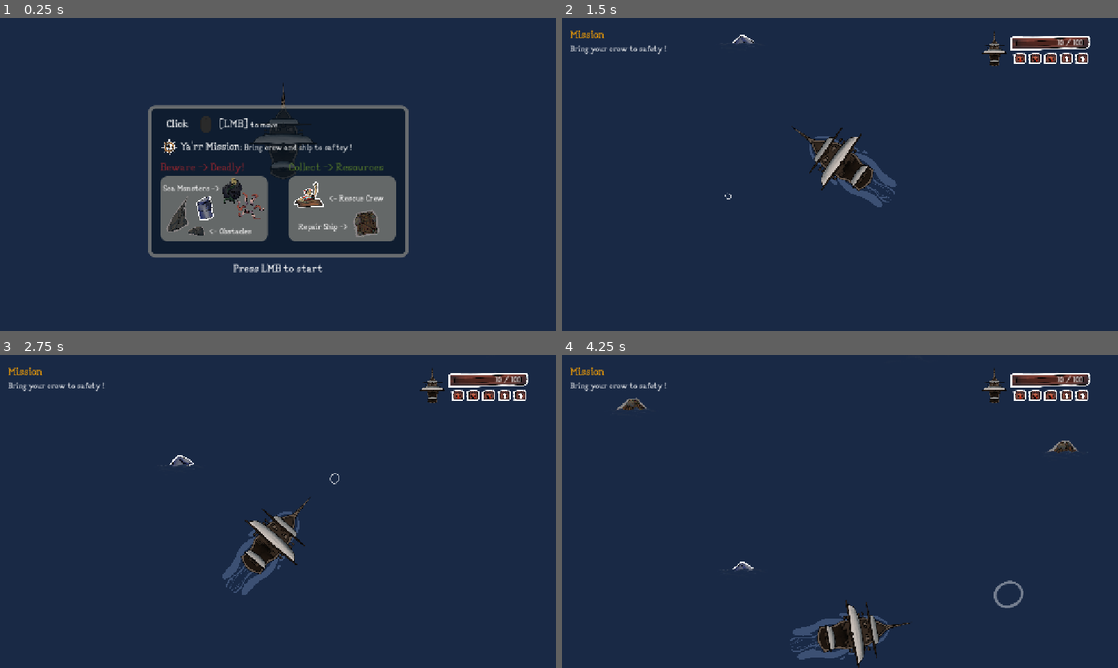
Above: before the commit, frames 1-4 (two rows, left to right).
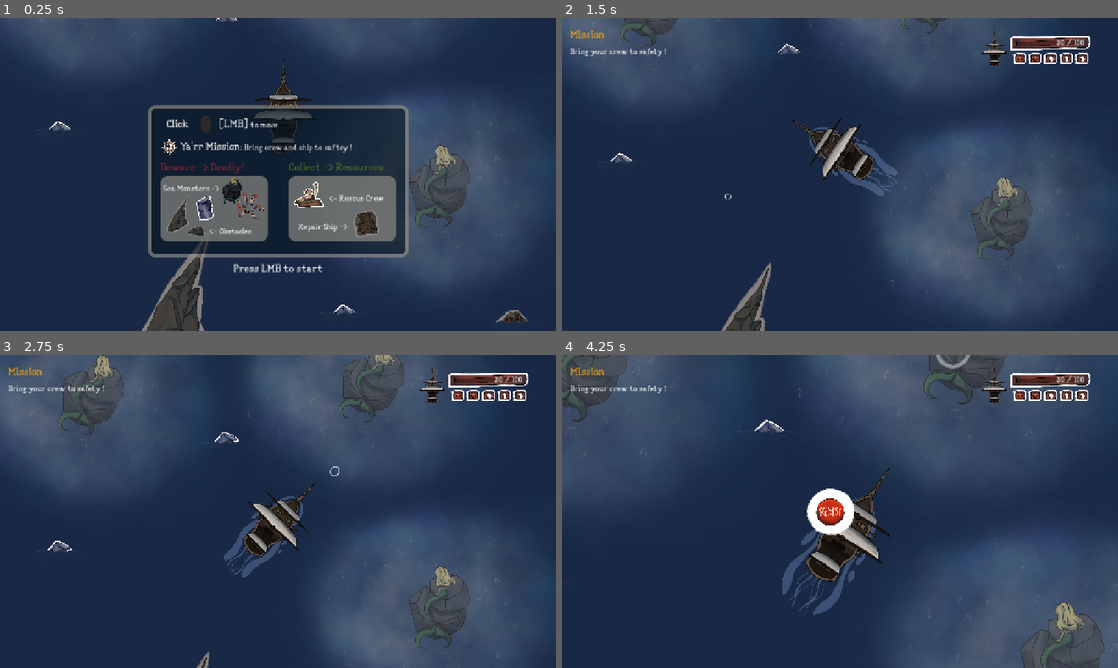
Above: after the commit, the same moments.

Repository: TheBitFossil/HighSeas
Game: Godot game, scene res://Level.tscn
Same seed, same stepped clock (60 frames per second), same inputs: the game is played once before the commit and once after it.
Inputs (mouse positions are in pixels of both pictures, inside the frame that each line leads up to):
- Up to frame 1 (0.25 s): no input
- Up to frame 2 (1.5 s): move the mouse to (962, 158) at 0.52 s; press the mouse at (962, 158) at 0.53 s; move the mouse to (728, 190) at 1.27 s; release the mouse at (728, 190) at 1.28 s; click (728, 190) at 1.35 s
- Up to frame 3 (2.75 s): move the mouse to (333, 442) at 2.02 s; press the mouse at (333, 442) at 2.03 s
- Up to frame 4 (4.25 s): move the mouse to (812, 574) at 2.77 s; release the mouse at (812, 574) at 2.78 s; click (812, 574) at 2.85 s; move the mouse to (1006, 558) at 3.52 s; press the mouse at (1006, 558) at 3.53 s

The runs differ from the first frame. In frame 1, 19% of the frame differs, in the area x 0-98%, y 0-100%; in frame 2, 32%; in frame 3, 40%; in frame 4, 43%, in the area x 0-100%, y 0-100%.

Commit message:
bug fixes tweaks

Diff:
--- a/Enemies/Siren.tscn
+++ b/Enemies/Siren.tscn
@@ -5,7 +5,7 @@
 [ext_resource type="Texture2D" uid="uid://b4rm0krvosexx" path="res://Assets/MusicCloud.png" id="3_cmocw"]
 
 [sub_resource type="CircleShape2D" id="CircleShape2D_cmocw"]
-radius = 1144.41
+radius = 1563.15
 
 [sub_resource type="Animation" id="Animation_cmocw"]
 length = 0.001
@@ -115,10 +115,10 @@
 &"hide": SubResource("Animation_encha")
 }
 
-[node name="Siren" type="Node2D"]
+[node name="Siren" type="Node2D" groups=["NPC"]]
 z_index = 7
 script = ExtResource("1_encha")
-time_in_sec_to_attack = 5
+time_in_sec_to_attack = 3
 
 [node name="Sprite" type="Sprite2D" parent="."]
 rotation = 1.5708
--- a/Enemies/Whirl.tscn
+++ b/Enemies/Whirl.tscn
@@ -111,7 +111,7 @@
 [sub_resource type="CircleShape2D" id="CircleShape2D_njsxi"]
 radius = 341.884
 
-[node name="Whirl" type="Node2D"]
+[node name="Whirl" type="Node2D" groups=["NPC"]]
 script = ExtResource("1_k1y8r")
 
 [node name="Sprite" type="Sprite2D" parent="."]
--- a/Flotsam/Flotsam.gd
+++ b/Flotsam/Flotsam.gd
@@ -5,7 +5,7 @@
 @export var _is_dangerous := false
 
 var speed : float = 50.0
-
+var is_moving : bool = false
 
 func _on_area_2d_body_entered(body: Node2D) -> void:
 	if not body.has_method("collect_flotsam"):
@@ -23,4 +23,5 @@
 
 
 func _physics_process(delta: float) -> void:
-	position.y += speed * delta
+	if is_moving:
+		position.y += speed * delta
--- a/Flotsam/Flotsam.tscn
+++ b/Flotsam/Flotsam.tscn
@@ -109,7 +109,7 @@
 [sub_resource type="RectangleShape2D" id="RectangleShape2D_hkml5"]
 size = Vector2(832, 430)
 
-[node name="Flotsam" type="Node2D"]
+[node name="Flotsam" type="Node2D" groups=["NPC"]]
 z_index = 6
 scale = Vector2(0.12, 0.12)
 script = ExtResource("1_7ej5g")
--- a/Flotsam/OilBarrel.tscn
+++ b/Flotsam/OilBarrel.tscn
@@ -109,7 +109,7 @@
 [sub_resource type="RectangleShape2D" id="RectangleShape2D_hkml5"]
 size = Vector2(832, 481.667)
 
-[node name="OilBarrel" type="Node2D"]
+[node name="OilBarrel" type="Node2D" groups=["NPC"]]
 z_index = 6
 scale = Vector2(0.12, 0.12)
 script = ExtResource("1_ljdvn")
--- a/GameRoot.gd
+++ b/GameRoot.gd
@@ -20,6 +20,10 @@
 	EvBus.game_over.connect(_on_game_over)
 
 	audio_stream_player.set_playing(true)
+	Data.reset_hud_stats()
+	hud.init_stats()
+
+	get_tree().paused = false
 
 
 func _on_ship_lured_in():
@@ -55,10 +59,14 @@
 
 
 func _on_restart_game():
+	Data.reset_hud_stats()
 	get_tree().reload_current_scene()
 
 
 func _on_game_over():
+	#show hud
+	hud.show_game_over_screen()
 	ship.disable_controls()
+	EvBus.emit_signal("camera_static")
 	$AudioStreamPlayer.stop()
-	EvBus.emit_signal("camera_static")
+	get_tree().paused = true
--- a/Globals/Data.gd
+++ b/Globals/Data.gd
@@ -1,13 +1,14 @@
 extends Node
 
 var has_reached_goal : bool = false
-var is_game_over : bool = false
 
 const MAX_HP : float = 100.0
-var hp : float = 10.0
+var default_hp : float = 30.0
+var hp : float
 
 const  MAX_CREW : float = 5
-var crew : int = 3
+var default_crew : int = 2
+var crew : int
 
 # Stats
 var crew_collected : int = 0
@@ -19,6 +20,13 @@
 var time_taken_seconds : int = 0
 
 var hit_rock_damage : int = 10
+var enter_whirl_damage : int = 15
+
+
+
+func reset_hud_stats():
+	hp = default_hp
+	crew = default_crew
 
 
 func reach_goal():
@@ -28,6 +36,7 @@
 func remove_hp(val : int):
 	hp -= abs(val)
 	if hp <= 0:
+		hp = 0
 		EvBus.emit_signal("game_over")
 
 	EvBus.emit_signal("health_changed")
--- a/Level.tscn
+++ b/Level.tscn
@@ -50,36 +50,6 @@
 corner_radius_bottom_right = 16
 corner_radius_bottom_left = 16
 
-[sub_resource type="Animation" id="Animation_3ppgv"]
-length = 0.001
-
-[sub_resource type="Animation" id="Animation_s0cgv"]
-resource_name = "idle"
-length = 2.0
-loop_mode = 1
-
-[sub_resource type="AnimationLibrary" id="AnimationLibrary_wesx8"]
-_data = {
-&"RESET": SubResource("Animation_3ppgv"),
-&"idle": SubResource("Animation_s0cgv")
-}
-
-[sub_resource type="Animation" id="Animation_s8mmm"]
-resource_name = "loose_crew"
-length = 0.16667
-tracks/0/type = "value"
-tracks/0/imported = false
-tracks/0/enabled = true
-tracks/0/path = NodePath("%Crew:position")
-tracks/0/interp = 1
-tracks/0/loop_wrap = true
-tracks/0/keys = {
-"times": PackedFloat32Array(0, 0.0666667, 0.1, 0.166667),
-"transitions": PackedFloat32Array(1, 1, 1, 1),
-"update": 0,
-"values": [Vector2(1037, 80), Vector2(1031, 80), Vector2(1043, 80), Vector2(1037, 80)]
-}
-
 [sub_resource type="Animation" id="Animation_5ekwc"]
 length = 0.001
 tracks/0/type = "value"
@@ -107,6 +77,22 @@
 "values": [Vector2(1031, 39)]
 }
 
+[sub_resource type="Animation" id="Animation_s8mmm"]
+resource_name = "loose_crew"
+length = 0.16667
+tracks/0/type = "value"
+tracks/0/imported = false
+tracks/0/enabled = true
+tracks/0/path = NodePath("%Crew:position")
+tracks/0/interp = 1
+tracks/0/loop_wrap = true
+tracks/0/keys = {
+"times": PackedFloat32Array(0, 0.0666667, 0.1, 0.166667),
+"transitions": PackedFloat32Array(1, 1, 1, 1),
+"update": 0,
+"values": [Vector2(1037, 80), Vector2(1031, 80), Vector2(1043, 80), Vector2(1037, 80)]
+}
+
 [sub_resource type="Animation" id="Animation_i6xau"]
 resource_name = "loose_health"
 length = 0.16667
@@ -143,6 +129,7 @@
 
 [node name="HUD" type="CanvasLayer" parent="."]
 unique_name_in_owner = true
+process_mode = 3
 layer = 2
 script = ExtResource("8_sypgb")
 
@@ -545,12 +532,6 @@
 vertical_alignment = 1
 metadata/_edit_use_anchors_ = true
 
-[node name="AnimationPlayer" type="AnimationPlayer" parent="HUD/Tutorial_Msg"]
-libraries = {
-&"": SubResource("AnimationLibrary_wesx8")
-}
-autoplay = "idle"
-
 [node name="ReachedGoal_Msg" type="Control" parent="HUD"]
 unique_name_in_owner = true
 visible = false
@@ -879,29 +860,21 @@
 scroll_active = false
 vertical_alignment = 1
 
-[node name="RichTextLabel" type="RichTextLabel" parent="HUD/ReachedGoal_Msg/Panel"]
+[node name="Goal_Button" type="Button" parent="HUD/ReachedGoal_Msg/Panel"]
+unique_name_in_owner = true
 layout_mode = 1
-anchors_preset = -1
-anchor_left = 0.0733333
-anchor_top = 1.02857
-anchor_right = 0.926667
-anchor_bottom = 1.12286
-offset_bottom = -3.05176e-05
+anchors_preset = 7
+anchor_left = 0.5
+anchor_top = 1.0
+anchor_right = 0.5
+anchor_bottom = 1.0
+offset_left = -152.5
+offset_top = -33.9521
+offset_right = 133.5
+offset_bottom = 24.0479
 grow_horizontal = 2
 grow_vertical = 0
-bbcode_enabled = true
-text = "[b]Press LMB to start[/b]"
-fit_content = true
-scroll_active = false
-horizontal_alignment = 1
-vertical_alignment = 1
-metadata/_edit_use_anchors_ = true
-
-[node name="AnimationPlayer" type="AnimationPlayer" parent="HUD/ReachedGoal_Msg"]
-libraries = {
-&"": SubResource("AnimationLibrary_wesx8")
-}
-autoplay = "idle"
+text = "Restart"
 
 [node name="Game_Over" type="Control" parent="HUD"]
 unique_name_in_owner = true
@@ -957,11 +930,12 @@
 [node name="HBoxContainer" type="HBoxContainer" parent="HUD/Game_Over/Panel"]
 layout_mode = 1
 anchors_preset = -1
-anchor_left = 0.236
-anchor_top = 0.58
-anchor_right = 0.734
-anchor_bottom = 0.764
+anchor_left = 0.116
+anchor_top = 0.536
+anchor_right = 0.852
+anchor_bottom = 0.808
 theme_override_constants/separation = 36
+metadata/_edit_use_anchors_ = true
 
 [node name="Button_Retry" type="Button" parent="HUD/Game_Over/Panel/HBoxContainer"]
 layout_mode = 2
@@ -975,15 +949,8 @@
 text = "Quit ?"
 metadata/_edit_use_anchors_ = true
 
-[node name="AnimationPlayer" type="AnimationPlayer" parent="HUD/Game_Over"]
-libraries = {
-&"": SubResource("AnimationLibrary_wesx8")
-}
-autoplay = "idle"
-
 [node name="Infos" type="Control" parent="HUD"]
 unique_name_in_owner = true
-visible = false
 layout_mode = 3
 anchors_preset = 15
 anchor_right = 1.0
@@ -1022,6 +989,12 @@
 scroll_active = false
 metadata/_edit_use_anchors_ = true
 
+[node name="ColorRect" type="ColorRect" parent="HUD/Infos/Quest/VBoxContainer"]
+custom_minimum_size = Vector2(100, 2)
+layout_mode = 2
+size_flags_horizontal = 0
+color = Color(0.854457, 0.532634, 0.172594, 1)
+
 [node name="RichTextLabel2" type="RichTextLabel" parent="HUD/Infos/Quest/VBoxContainer"]
 layout_mode = 2
 text = "Bring your crew to safety !"
@@ -1036,8 +1009,10 @@
 anchor_top = 0.0541667
 anchor_right = 0.951563
 anchor_bottom = 0.106944
-offset_left = 1.0
-offset_right = 1.0
+offset_left = 0.99939
+offset_top = -2.28882e-05
+offset_right = 0.99939
+offset_bottom = -2.28882e-05
 grow_horizontal = 0
 metadata/_edit_use_anchors_ = true
 
@@ -1075,10 +1050,10 @@
 anchor_top = 0.138889
 anchor_right = 0.874382
 anchor_bottom = 0.173904
-offset_left = 93.9999
-offset_top = -20.0
-offset_right = 80.7915
-offset_bottom = -21.2108
+offset_left = 93.9996
+offset_top = -20.0001
+offset_right = 80.7913
+offset_bottom = -21.2109
 grow_horizontal = 0
 scale = Vector2(1.07379, 1.04657)
 metadata/_edit_use_anchors_ = true
@@ -1149,9 +1124,6 @@
 rotation = -0.221317
 scale = Vector2(0.2, 0.2)
 
-[node name="MusicCloud" parent="Enemies/Siren" index="4"]
-position = Vector2(252, 35)
-
 [node name="Siren2" parent="Enemies" instance=ExtResource("2_q4iis")]
 position = Vector2(222, 11161)
 rotation = 0.587798
@@ -1177,9 +1149,6 @@
 rotation = -0.17423
 scale = Vector2(0.2, 0.2)
 
-[node name="MusicCloud" parent="Enemies/Siren_Small" index="4"]
-position = Vector2(252, 35)
-
 [node name="Siren4" parent="Enemies" instance=ExtResource("2_q4iis")]
 position = Vector2(1241, 3249)
 rotation = 0.0428247
@@ -1241,18 +1210,12 @@
 rotation = 0.235191
 scale = Vector2(0.5, 0.5)
 
-[node name="CollisionShape2D" parent="Rocks/Rock/StaticBody2D3" index="1"]
-position = Vector2(-4.29105, -35.9804)
-
 [node name="Rock4" parent="Rocks" instance=ExtResource("21_b4adj")]
 position = Vector2(54, 5540)
 scale = Vector2(0.5, 0.5)
 
 [node name="StaticBody2D3" parent="Rocks/Rock4" index="2"]
 position = Vector2(2886, 1160)
-
-[node name="CollisionShape2D" parent="Rocks/Rock4/StaticBody2D3" index="1"]
-position = Vector2(-4.29105, -35.9804)
 
 [node name="StaticBody2D4" parent="Rocks/Rock4" index="3"]
 position = Vector2(1016, 358)
@@ -1421,9 +1384,9 @@
 
 [node name="Camera" type="Node2D" parent="."]
 unique_name_in_owner = true
-position = Vector2(807, 14647)
+position = Vector2(807, 3307)
 script = ExtResource("5_86ljf")
-speed = 150.0
+speed = 120.0
 
 [node name="Camera2D" type="Camera2D" parent="Camera"]
 rotation = -0.0111869
@@ -1445,7 +1408,7 @@
 
 [node name="Ship" parent="." instance=ExtResource("4_mxnmf")]
 unique_name_in_owner = true
-position = Vector2(823, 14374)
+position = Vector2(823, 3034)
 default_speed = 180.0
 lured_speed = 10.0
 lured_rot_speed = 1.0
@@ -1455,6 +1418,7 @@
 volume_db = -10.0
 
 [connection signal="timeout" from="HUD/MashButton_Module/MashButtonTimer" to="HUD/MashButton_Module" method="_on_mash_button_timer_timeout"]
+[connection signal="pressed" from="HUD/ReachedGoal_Msg/Panel/Goal_Button" to="HUD" method="_on_goal_button_pressed"]
 [connection signal="pressed" from="HUD/Game_Over/Panel/HBoxContainer/Button_Retry" to="HUD" method="_on_button_retry_pressed"]
 [connection signal="pressed" from="HUD/Game_Over/Panel/HBoxContainer/Button_Quit" to="HUD" method="_on_button_quit_pressed"]
 
--- a/Resources/default_theme.tres
+++ b/Resources/default_theme.tres
@@ -51,6 +51,8 @@
 corner_radius_bottom_left = 16
 
 [resource]
+Button/font_sizes/font_size = 32
+Button/fonts/font = ExtResource("1_76a3c")
 Button/styles/hover = SubResource("StyleBoxFlat_76a3c")
 Button/styles/normal = SubResource("StyleBoxFlat_ot8jh")
 Button/styles/pressed = SubResource("StyleBoxFlat_8fd2c")
--- a/Ship/Ship.gd
+++ b/Ship/Ship.gd
@@ -163,9 +163,16 @@
 
 
 func start_whirl():
-	print("Caught in Whirl!")
 	animation_player.play("hit_whirl")
+	#Loose Crew
+	Data.remove_crew()
+	#Loose Health
+	Data.remove_hp(Data.enter_whirl_damage)
 
 
 func _on_damage_cool_down_timeout() -> void:
 	is_damage_cooldown = false
+
+
+func _on_visible_on_screen_notifier_2d_screen_exited() -> void:
+	print("Left Screen")
--- a/Ship/Ship.tscn
+++ b/Ship/Ship.tscn
@@ -49,6 +49,21 @@
 turbulence_noise_strength = 4.64
 turbulence_noise_scale = 9.674
 
+[sub_resource type="Animation" id="Animation_av5tj"]
+length = 0.001
+tracks/0/type = "value"
+tracks/0/imported = false
+tracks/0/enabled = true
+tracks/0/path = NodePath("Sprite:self_modulate")
+tracks/0/interp = 1
+tracks/0/loop_wrap = true
+tracks/0/keys = {
+"times": PackedFloat32Array(0),
+"transitions": PackedFloat32Array(1),
+"update": 0,
+"values": [Color(1, 1, 1, 1)]
+}
+
 [sub_resource type="Animation" id="Animation_mi5fi"]
 resource_name = "hit_rock"
 length = 0.2
@@ -81,21 +96,6 @@
 "values": [-6.28319, 6.28319]
 }
 
-[sub_resource type="Animation" id="Animation_av5tj"]
-length = 0.001
-tracks/0/type = "value"
-tracks/0/imported = false
-tracks/0/enabled = true
-tracks/0/path = NodePath("Sprite:self_modulate")
-tracks/0/interp = 1
-tracks/0/loop_wrap = true
-tracks/0/keys = {
-"times": PackedFloat32Array(0),
-"transitions": PackedFloat32Array(1),
-"update": 0,
-"values": [Color(1, 1, 1, 1)]
-}
-
 [sub_resource type="AnimationLibrary" id="AnimationLibrary_n7n8h"]
 _data = {
 &"RESET": SubResource("Animation_av5tj"),
@@ -103,7 +103,7 @@
 &"hit_whirl": SubResource("Animation_n1716")
 }
 
-[node name="Ship" type="CharacterBody2D"]
+[node name="Ship" type="CharacterBody2D" groups=["NPC"]]
 z_index = 10
 rotation = -1.5708
 collision_mask = 6
@@ -158,4 +158,7 @@
 &"": SubResource("AnimationLibrary_n7n8h")
 }
 
+[node name="VisibleOnScreenNotifier2D" type="VisibleOnScreenNotifier2D" parent="."]
+
 [connection signal="timeout" from="DamageCoolDown" to="." method="_on_damage_cool_down_timeout"]
+[connection signal="screen_exited" from="VisibleOnScreenNotifier2D" to="." method="_on_visible_on_screen_notifier_2d_screen_exited"]
--- a/UI/HUD.gd
+++ b/UI/HUD.gd
@@ -10,6 +10,8 @@
 @onready var anim_infos: AnimationPlayer = %Anim_Infos
 @onready var infos: Control = %Infos
 
+@onready var goal_button: Button = %Goal_Button
+
 #Screens
 @onready var mash_button_module: Control = %MashButton_Module
 @onready var game_over: Control = %Game_Over
@@ -18,21 +20,9 @@
 
 var tutorial_active : bool = true
 var has_reached_goal : bool = false
-var is_game_over : bool = false
 
 
-func _ready() -> void:
-	EvBus.has_reached_goal.connect(_on_has_reached_goal)
-	EvBus.crew_changed.connect(_on_crew_changed)
-	EvBus.health_changed.connect(_on_health_changed)
-	EvBus.game_over.connect(_on_game_over)
-
-	infos.hide()
-	tutorial_msg.show()
-
-	progress_bar_hp.max_value = Data.MAX_HP
-	progress_bar_hp.step = 1
-
+func init_stats():
 	update_health()
 	update_stats()
 
@@ -44,6 +34,21 @@
 		crew_array.append(child)
 
 	update_crew()
+
+
+func _ready() -> void:
+	EvBus.has_reached_goal.connect(_on_has_reached_goal)
+	EvBus.crew_changed.connect(_on_crew_changed)
+	EvBus.health_changed.connect(_on_health_changed)
+
+	infos.hide()
+	tutorial_msg.show()
+
+	progress_bar_hp.max_value = Data.MAX_HP
+	progress_bar_hp.step = 1
+
+	init_stats()
+
 
 
 func update_health():
@@ -127,11 +132,11 @@
 		crew_array[i].value = 1
 
 
-func _on_game_over():
-	is_game_over = true
+func show_game_over_screen():
 	mash_button_module.hide()
 	tutorial_msg.hide()
 	reached_goal_msg.hide()
+	infos.hide()
 
 	game_over.show()
 
@@ -144,3 +149,7 @@
 
 func _on_button_retry_pressed() -> void:
 	EvBus.emit_signal("restart_game")
+
+
+func _on_goal_button_pressed() -> void:
+	EvBus.emit_signal("restart_game")
Not shown: 1 places in Level.tscn that only renumber resources
